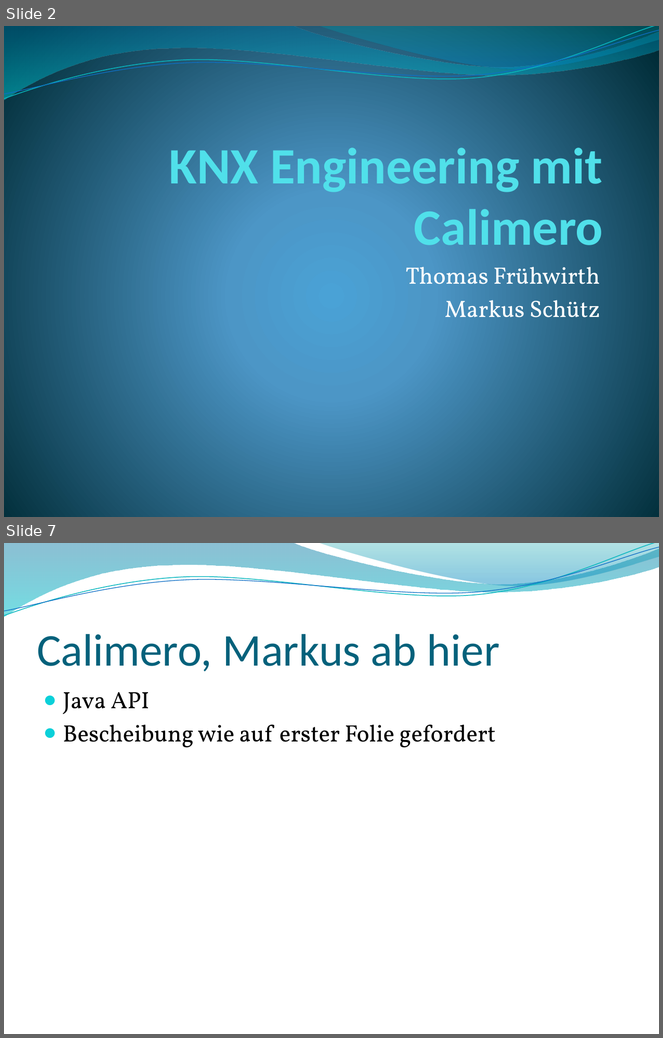
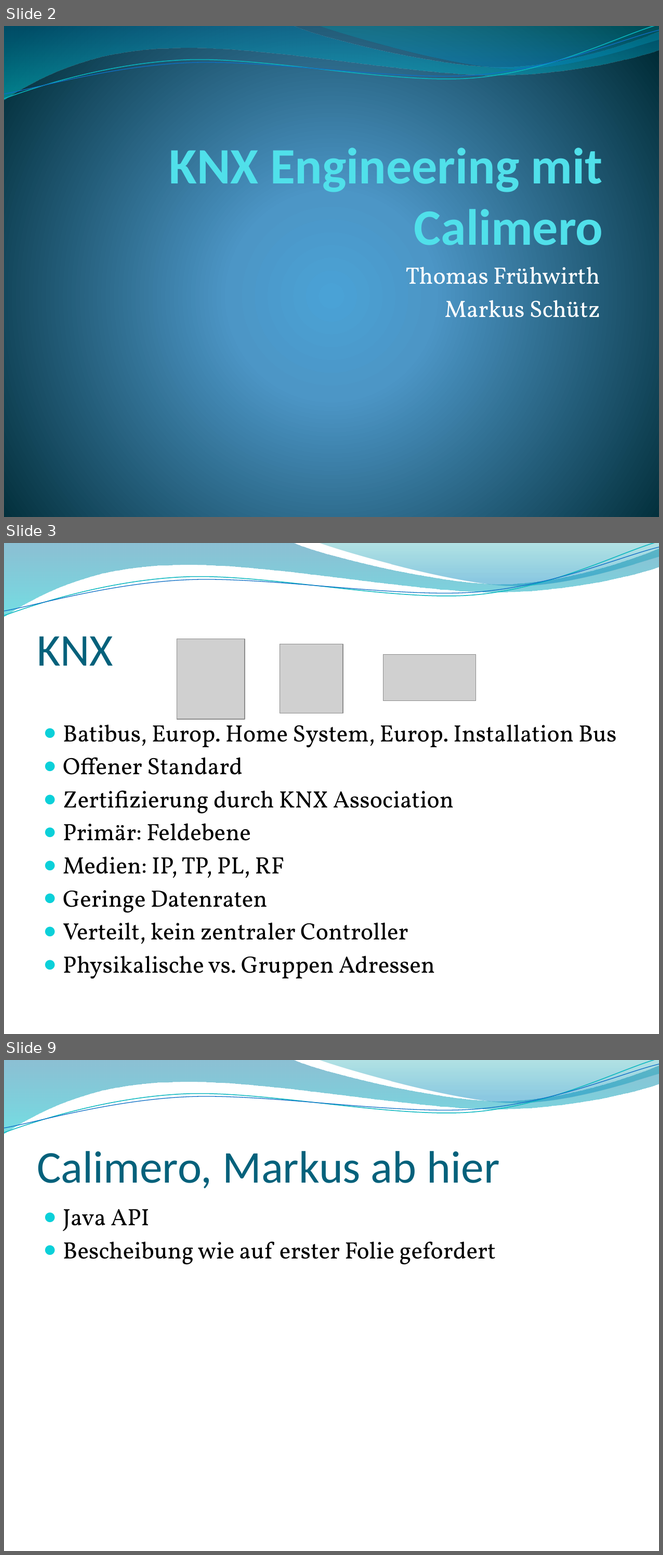
Before and after one commit to thomasfruehwirth/HBA, a slide deck: Praesentation/HBA_KNX_Frueh.pptx. Shown one above the other, each under a label of ours: slides 2 and 7 before the commit, slides 2, 3 and 9 after it; the slides between them are not shown. The pictures are 663x1038 and 663x1555 pixels, drawn with LibreOffice and Linux fonts; fonts in the diff are those of the drawing; grey boxes stand for pictures; background and template pictures are left out. Boxes give left, top, right and bottom in pixels: in the first picture for what was removed or moved away, otherwise in the second. Text is boxed around its words. In the diff, an @@ line names an element or a change of style, - is before the commit and + after.

```diff
--- a/Praesentation/HBA_KNX_Frueh.pptx
+++ b/Praesentation/HBA_KNX_Frueh.pptx
@@ slide 3 added at <box>4,543,659,1034</box>, background picture (left out); not listed: 4 template elements that a slide beside it also shows @@
@@ title added at <box>37,637,113,666</box>, 50 pt, text #04617B @@
+KNX
@@ picture added at <box>177,639,245,719</box> @@
@@ picture added at <box>280,644,343,714</box> @@
@@ picture added at <box>384,654,476,701</box> @@
@@ text added at <box>63,719,617,979</box>, 26 pt, text #000000 @@
+● Batibus, Europ. Home System, Europ. Installation Bus
+● Offener Standard
+● Zertifizierung durch KNX Association
+● Primär: Feldebene
+● Medien: IP, TP, PL, RF
+● Geringe Datenraten
+● Verteilt, kein zentraler Controller
+● Physikalische vs. Gruppen Adressen
@@ what was slide 7 is now slide 9 @@
```
Also in this commit, not shown: 2 slides changed, 3 other slides added, 2 slides removed, 2 other files.
